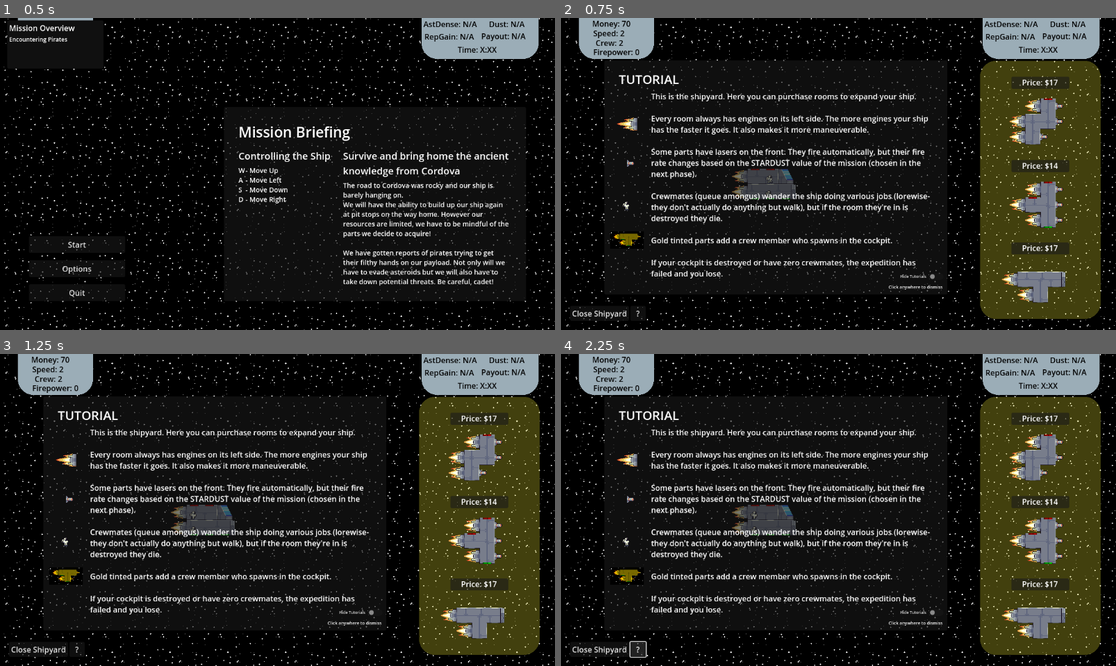
Above: before the commit, frames 1-4 (two rows, left to right).
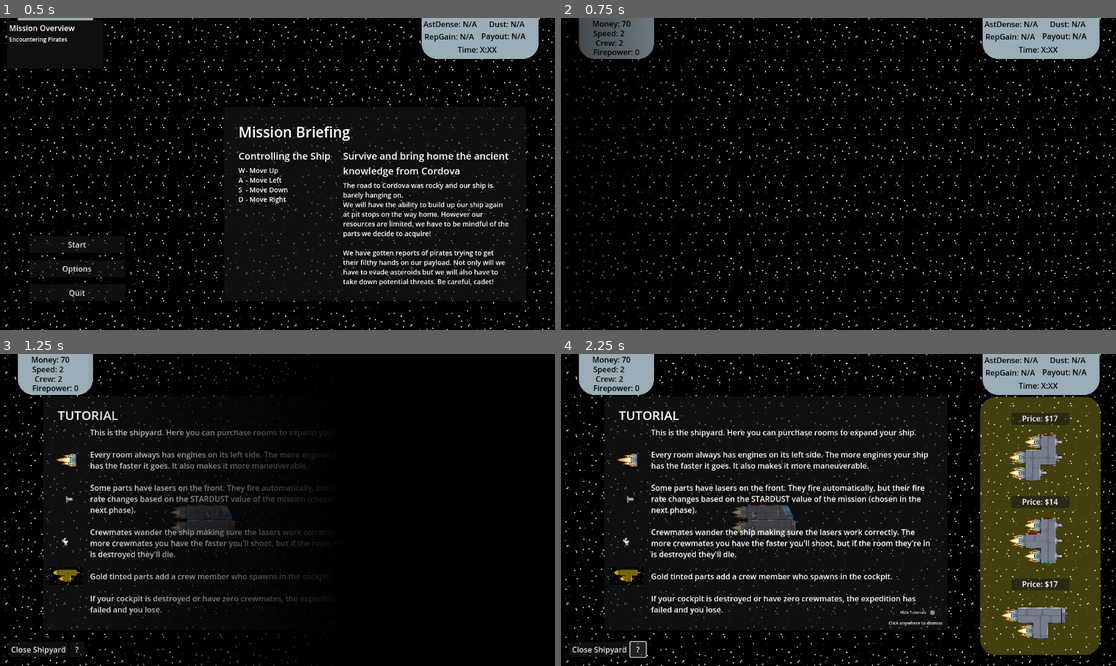
Above: after the commit, the same moments.

Repository: TreadTheDawnGames/GodotWildJam81
Game: Godot game, scene res://game.tscn
Same seed, same stepped clock (60 frames per second), same inputs: the game is played once before the commit and once after it. The engine's default icon, where the game draws it, is replaced by a stand-in: a white triangle on a blue panel in a dark square. Sound files missing from this copy of the repository are replaced by a short silence.
Inputs (mouse positions are in pixels of both pictures, inside the frame that each line leads up to):
- Up to frame 1 (0.5 s): no input
- Up to frame 2 (0.75 s): click "Start" at 0.5 s
- Up to frame 3 (1.25 s): no input
- Up to frame 4 (2.25 s): tap Enter at 1.25 s; drag from (771, 528) to (1049, 441) at 1.27 s; click "?" at 2 s

Frame 1 is identical in both runs. In frame 2, 27% of the frame differs, in the area x 0-98%, y 0-100%; in frame 3, 27%; in frame 4, 1.4%.

Commit message:
Rebalanced asteroids. Crew now effect rate of fire. Crew shouldn't path to nonexistent tiles. Added a transition between scenes.

Diff:
--- a/Scenes/Objects/CrewmateStates/walk.gd
+++ b/Scenes/Objects/CrewmateStates/walk.gd
@@ -32,6 +32,8 @@
 func _state_transition_(_data: Dictionary) -> Dictionary:
 	if(crewmate.animSprite):
 		crewmate.animSprite.stop()
-	if !_path.is_empty():
+	if !_path.is_empty() and crewmate.navigation_tilemap.positionIndexedChildren.has(_to):
 		return {"new_state": "Walk"}
-	return {}
+	else:
+		return {"new_statess":"Work"}
+#	return {}
--- a/Scenes/Objects/crewmate.gd
+++ b/Scenes/Objects/crewmate.gd
@@ -22,7 +22,7 @@
 	if owner is ShipRoom:
 		navigation_tilemap = owner
 		animSprite = $AnimatedSprite2D
-		xOffset = (randf() - randf()) * 4
+		xOffset = (randf() - randf()) * 12
 		$AnimatedSprite2D.position = Vector2(xOffset,5)# * 16.0
 		navigation_tilemap.changed.connect(_on_nav_tilemap_changed)
 		if(alliance == Alliance.ALLIANCE_ENEMY):
--- /dev/null
+++ b/Scenes/UI/SlideTransition.tscn
@@ -0,0 +1,107 @@
+[gd_scene load_steps=7 format=3 uid="uid://bwo0604aug3qx"]
+
+[ext_resource type="Texture2D" uid="uid://rfrfpgidp66" path="res://Assets/UI/SlideTransition.png" id="1_363dy"]
+[ext_resource type="Script" uid="uid://7lfmxqudnrb5" path="res://Scenes/UI/slide_transition.gd" id="1_elk8h"]
+
+[sub_resource type="Animation" id="Animation_elk8h"]
+resource_name = "RESET"
+tracks/0/type = "bezier"
+tracks/0/imported = false
+tracks/0/enabled = true
+tracks/0/path = NodePath("TextureRect:position:x")
+tracks/0/interp = 1
+tracks/0/loop_wrap = true
+tracks/0/keys = {
+"handle_modes": PackedInt32Array(0),
+"points": PackedFloat32Array(-2161, -0.25, 0, 0.25, 0),
+"times": PackedFloat32Array(0)
+}
+tracks/1/type = "bezier"
+tracks/1/imported = false
+tracks/1/enabled = true
+tracks/1/path = NodePath("TextureRect:position:y")
+tracks/1/interp = 1
+tracks/1/loop_wrap = true
+tracks/1/keys = {
+"handle_modes": PackedInt32Array(0),
+"points": PackedFloat32Array(0, -0.25, 0, 0.25, 0),
+"times": PackedFloat32Array(0)
+}
+
+[sub_resource type="Animation" id="Animation_u0eb1"]
+resource_name = "SlidePart1"
+length = 0.5
+markers = [{
+"color": Color(1, 1, 1, 1),
+"name": &"new_marker",
+"time": 0.5
+}]
+tracks/0/type = "bezier"
+tracks/0/imported = false
+tracks/0/enabled = true
+tracks/0/path = NodePath("TextureRect:position:x")
+tracks/0/interp = 1
+tracks/0/loop_wrap = true
+tracks/0/keys = {
+"handle_modes": PackedInt32Array(0, 0),
+"points": PackedFloat32Array(-2161, -0.25, 0, 0.25, 0, -514, -0.25, 0, 0.25, 0),
+"times": PackedFloat32Array(0, 0.5)
+}
+tracks/1/type = "bezier"
+tracks/1/imported = false
+tracks/1/enabled = false
+tracks/1/path = NodePath("TextureRect:position:y")
+tracks/1/interp = 1
+tracks/1/loop_wrap = true
+tracks/1/keys = {
+"handle_modes": PackedInt32Array(0, 0),
+"points": PackedFloat32Array(0, -0.25, 0, 0.25, 0, 0, -0.25, 0, 0.25, 0),
+"times": PackedFloat32Array(0, 0.5)
+}
+
+[sub_resource type="Animation" id="Animation_2pji4"]
+resource_name = "SlidePart2"
+length = 0.5
+tracks/0/type = "bezier"
+tracks/0/imported = false
+tracks/0/enabled = true
+tracks/0/path = NodePath("TextureRect:position:x")
+tracks/0/interp = 1
+tracks/0/loop_wrap = true
+tracks/0/keys = {
+"handle_modes": PackedInt32Array(0, 0),
+"points": PackedFloat32Array(0, -0.25, 0, 0.25, 0, 1152, -0.25, 0, 0.25, 0),
+"times": PackedFloat32Array(0, 0.5)
+}
+tracks/1/type = "bezier"
+tracks/1/imported = false
+tracks/1/enabled = true
+tracks/1/path = NodePath("TextureRect:position:y")
+tracks/1/interp = 1
+tracks/1/loop_wrap = true
+tracks/1/keys = {
+"handle_modes": PackedInt32Array(0, 0),
+"points": PackedFloat32Array(0, -0.25, 0, 0.25, 0, 0, -0.25, 0, 0.25, 0),
+"times": PackedFloat32Array(0, 0.5)
+}
+
+[sub_resource type="AnimationLibrary" id="AnimationLibrary_2pji4"]
+_data = {
+&"RESET": SubResource("Animation_elk8h"),
+&"SlidePart1": SubResource("Animation_u0eb1"),
+&"SlidePart2": SubResource("Animation_2pji4")
+}
+
+[node name="CanvasLayer" type="CanvasLayer"]
+script = ExtResource("1_elk8h")
+
+[node name="TextureRect" type="TextureRect" parent="."]
+offset_left = -2161.0
+offset_right = -1.0
+offset_bottom = 650.0
+texture = ExtResource("1_363dy")
+
+[node name="AnimationPlayer" type="AnimationPlayer" parent="."]
+libraries = {
+&"": SubResource("AnimationLibrary_2pji4")
+}
--- a/Scenes/UI/Tutorial/shipyard_tutorial.tscn
+++ b/Scenes/UI/Tutorial/shipyard_tutorial.tscn
@@ -15,7 +15,7 @@
 
 Some parts have lasers on the front. They fire automatically, but their fire rate changes based on the STARDUST value of the mission (chosen in the next phase).
 
-Crewmates (queue amongus) wander the ship doing various jobs (lorewise-they don't actually do anything but walk), but if the room they're in is destroyed they die.
+Crewmates wander the ship making sure the lasers work correctly. The more crewmates you have the faster you'll shoot, but if the room they're in is destroyed they'll die.
 
 Gold tinted parts add a crew member who spawns in the cockpit.
 
--- /dev/null
+++ b/Scenes/UI/slide_transition.gd
@@ -0,0 +1,14 @@
+extends CanvasLayer
+
+signal Halfway
+
+func _ready():
+	$AnimationPlayer.animation_finished.connect(
+		func(animation):
+			if(animation == "SlidePart1"):
+				Halfway.emit()
+				$AnimationPlayer.play("SlidePart2"))
+
+func EmitOnHalfway():
+	$AnimationPlayer.play("SlidePart1")
+	return
--- a/Scenes/debug.gd
+++ b/Scenes/debug.gd
@@ -81,38 +81,61 @@
 	return
 
 func TransitionToShop():
-	for laser in get_tree().root.get_children().filter(func(a): return a is Laser):
-		laser.queue_free()
-	#check to see if the player just played the final level, and if they did, tell them they won.
-	if(GlobalPlayerInfo.ActiveLevelInfo and GlobalPlayerInfo.ActiveLevelInfo.FinalLevel):
-		GlobalPlayerInfo.EndGame(true)
-		return
-	flightSpeed = GlobalPlayerInfo.ThePlayerShip.GetSpeed()
-	var shop = shopScene.instantiate()
-	add_child(shop)
-	shop.ShopClosed.connect(TransitionToSpaceMap)
-	shop.tutorial.Setup(GlobalPlayerInfo.hideTutorials)
+	SlideTransition.EmitOnHalfway()
 
+	for dict in SlideTransition.Halfway.get_connections():
+		SlideTransition.Halfway.disconnect(dict.callable)
+
+	SlideTransition.Halfway.connect(func():
+		for laser in get_tree().root.get_children().filter(func(a): return a is Laser):
+			laser.queue_free()
+		#check to see if the player just played the final level, and if they did, tell them they won.
+		if(GlobalPlayerInfo.ActiveLevelInfo and GlobalPlayerInfo.ActiveLevelInfo.FinalLevel):
+			GlobalPlayerInfo.EndGame(true)
+			return
+		flightSpeed = GlobalPlayerInfo.ThePlayerShip.GetSpeed()
+		var shop = shopScene.instantiate()
+		add_child(shop)
+		shop.ShopClosed.connect(TransitionToSpaceMap)
+		shop.tutorial.Setup(GlobalPlayerInfo.hideTutorials))
 	return
 
 func TransitionToSpaceMap():
-	stopAllMusic()
-	BackgroundMusic.get_child(1).play()
-	GlobalPlayerInfo.ShipEnterStorage()
-	space_map.show()
-	space_map.spacemap_tutorial.Setup(GlobalPlayerInfo.hideTutorials)
+
+
+	SlideTransition.EmitOnHalfway()
+
+	for dict in SlideTransition.Halfway.get_connections():
+		SlideTransition.Halfway.disconnect(dict.callable)
+
+	SlideTransition.Halfway.connect(func():
+		stopAllMusic()
+		BackgroundMusic.get_child(1).play()
+		GlobalPlayerInfo.ShipEnterStorage()
+		if(GlobalPlayerInfo.CurrShop):
+			GlobalPlayerInfo.CurrShop.queue_free()
+			GlobalPlayerInfo.CurrShop = null
+			GlobalPlayerInfo.ThePlayerShip.EnterStorage()
+		space_map.show()
+		space_map.spacemap_tutorial.Setup(GlobalPlayerInfo.hideTutorials))
 
 func TransitionToLevel():
-	stopAllMusic()
-	BackgroundMusic.get_child(2).play()
-	space_map.hide()
-	GlobalPlayerInfo.ShipExitStorage(shipSpawnMarker.global_position)
-	var level = LEVEL.instantiate() as Level
-	level.info = GlobalPlayerInfo.ActiveLevelInfo
-	add_child(level)
-	GlobalPlayerInfo.ActiveLevel = level
-	level.LevelComplete.connect(TransitionToShop)
-	return
+	SlideTransition.EmitOnHalfway()
+
+	for dict in SlideTransition.Halfway.get_connections():
+		SlideTransition.Halfway.disconnect(dict.callable)
+
+	SlideTransition.Halfway.connect(func():
+		stopAllMusic()
+		BackgroundMusic.get_child(2).play()
+		space_map.hide()
+		GlobalPlayerInfo.ShipExitStorage(shipSpawnMarker.global_position)
+		var level = LEVEL.instantiate() as Level
+		level.info = GlobalPlayerInfo.ActiveLevelInfo
+		add_child(level)
+		GlobalPlayerInfo.ActiveLevel = level
+		level.LevelComplete.connect(TransitionToShop)
+		return)
 
 func KillOptionsMenu():
 	if(optionsMenu):
--- a/Scenes/endgame_screen.tscn
+++ b/Scenes/endgame_screen.tscn
@@ -6,7 +6,7 @@
 [node name="EndgameScreen" type="Node2D"]
 script = ExtResource("1_lxwns")
 winHeadline = "TRIUMPHANT HEROES RETURN"
-winArticle = "The Cordova expedition was a roaring success!  …(263 unchanged characters)… were, \"GOOD GRIEF, IT'S A-\" before forsed to run because of some Cordovan anima …(274 unchanged characters)…
+winArticle = "The Cordova expedition was a roaring success!  …(263 unchanged characters)… were, \"GOOD GRIEF, IT'S A-\" before forced to run because of some Cordovan anima …(274 unchanged characters)…
 loseHeadline = "LOST IN SPACE"
 loseArticle = "The Cordova expedition has failed. The names of the intrepid explorers who risked their lives on this ad …(511 unchanged characters)…
 
--- a/Scripts/Globals/GlobalPlayerInfo.gd
+++ b/Scripts/Globals/GlobalPlayerInfo.gd
@@ -10,7 +10,7 @@
 var Reputation : int
 var hideTutorials : bool = false
 var TotalTime : float
-
+var CurrShop : ShipBuilder
 var retryCount:int=0
 
 func AddRep(amount : int):
--- a/Scripts/LevelScripts/asteroid_spawner.gd
+++ b/Scripts/LevelScripts/asteroid_spawner.gd
@@ -17,16 +17,16 @@
 	Density = 60
 	spawnTimer.timeout.connect(AttemptToSpawn)
 	spawnTimer.start(0)
+
 func SpawnAsteroid():
 	var asteroid : Asteroid = asteroidScene.instantiate()
 	asteroid.isSmall = randi() % 3 == 0
 	add_child(asteroid)
 	asteroid.position = Vector2(1200, randf_range(0,650))
-
 	return
 
 func AttemptToSpawn():
-	spawnTimer.start(1.0 / (float(Density) / 40.0))# + GlobalPlayerInfo.ThePlayerShip.GetSpeed()))
+	spawnTimer.start(1.0 / ((float(Density)) / 30.0))# + GlobalPlayerInfo.ThePlayerShip.GetSpeed()))
 	if(randi()%100+1 < Density):
 		SpawnAsteroid()
 
--- a/Scripts/LevelScripts/level.gd
+++ b/Scripts/LevelScripts/level.gd
@@ -12,7 +12,7 @@
 @export var planets : Array[Texture2D]
 
 var complete : bool = false
-
+var pirateOutTimer
 signal LevelComplete
 
 
@@ -54,10 +54,10 @@
 	pirateTimer.timeout.connect(TrySpawnPirate)
 	pirateTimer.autostart = true
 
-	var pirateOutTimer = get_tree().create_timer(info.TimeToReach if info else 30 - 20)
+	pirateOutTimer = get_tree().create_timer(info.TimeToReach if info else 30 - 30)
 	pirateOutTimer.timeout.connect(pirate_spawner.PirateMoveInOut.bind(true))
 
-	var planetInViewTimer = get_tree().create_timer(info.TimeToReach if info else 50 - 40)
+	var planetInViewTimer = get_tree().create_timer(info.TimeToReach if info else 50 - 60)
 	planetInViewTimer.timeout.connect(planet_sprite.Move)
 
 func TrySpawnPirate():
@@ -68,7 +68,8 @@
 		pirateTimer.timeout.disconnect(TrySpawnPirate)
 	else:
 		pirate_spawner.hide()
-		pirateTimer.start()
+		if(levelTimerLeft < 20):
+			pirateTimer.start()
 
 	return
 
@@ -77,10 +78,10 @@
 	if(levelTimerLeft <= 0):
 		TransitionOutOfLevel()
 		pass
-	if(levelTimerLeft <= 20):
+	if(levelTimerLeft <= 40):
 		planet_sprite.Move()
 
-	if(levelTimerLeft <= 10):
+	if(levelTimerLeft <= 20):
 		pirate_spawner.PirateMoveInOut(true)
 	return
 
--- a/Scripts/ShipContruction/cells/laser_cell.gd
+++ b/Scripts/ShipContruction/cells/laser_cell.gd
@@ -46,9 +46,8 @@
 	if(Map is PirateShip):
 		laser.direction = -1
 		laser.scale.x *=-1
-
 	#(clamp(
-	var speedMultiplier : float = curve.sample((float(GlobalPlayerInfo.ActiveLevel.info.SpaceDust)/100.0 ) if GlobalPlayerInfo.ActiveLevel else 0.0)
+	var speedMultiplier : float = curve.sample((float(GlobalPlayerInfo.ActiveLevel.info.SpaceDust / GlobalPlayerInfo.ThePlayerShip.GetCrewCount())/100.0 ) if GlobalPlayerInfo.ActiveLevel else 0.0)
 	shotTimer.wait_time = fireRate * speedMultiplier
 	laser.global_position = laserInstantiationPoint.global_position
 	get_tree().root.add_child(laser)
--- a/Scripts/ShipContruction/ship_builder.gd
+++ b/Scripts/ShipContruction/ship_builder.gd
@@ -12,8 +12,11 @@
 @onready var tutorial: Control
 
 func _ready() -> void:
+	GlobalPlayerInfo.CurrShop = self
 	tutorial = $HelpButton/ShipyardTutorial
 	playerShip = GlobalPlayerInfo.ShipExitStorage(get_node("ShipPositioner").global_position)
+	for cell : ConnectionCell in playerShip.positionIndexedChildren.values().filter(func(a): return is_instance_valid(a) and a is ConnectionCell):
+		cell.DoDebugSprites(false)
 	#playerShip.ClearInvalidValues()
 	playerShip.editing = true
 	ShopPanel = get_node("ShopPanel")
@@ -74,7 +77,7 @@
 
 
 func CloseShipyard():
-	playerShip.EnterStorage()
+	#playerShip.EnterStorage()
 	playerShip.editing = false
 	ShopClosed.emit()
-	queue_free()
+	#queue_free()
--- a/Scripts/UI/LevelInfo.gd
+++ b/Scripts/UI/LevelInfo.gd
@@ -31,7 +31,14 @@
 var FinalLevel : bool = false
 
 static func generateRandomLevel(nebula: bool = false, levelPosition: Vector2 = IdealStartPos, isAsteroidRoute: bool = false, dumbMode: bool = false) -> LevelInfo:
-	return LevelInfo.new(getRandomTimeToReach(levelPosition), getRandomReputation(levelPosition), getRandomSpaceDust(), getRandomPirateChance(levelPosition), getRandomAsteroidDensity(levelPosition, isAsteroidRoute, dumbMode), nebula)
+	var timeToReach = getRandomTimeToReach(levelPosition)
+	var spacedust = getRandomSpaceDust()
+	var pirateChance = getRandomPirateChance(levelPosition)
+	var asteroidDensity = getRandomAsteroidDensity(levelPosition, isAsteroidRoute, dumbMode)
+
+	var reputation = timeToReach + (spacedust * 1) + (pirateChance * 1.5) + (asteroidDensity * 2)
+
+	return LevelInfo.new(timeToReach, reputation, spacedust, pirateChance, asteroidDensity, nebula)
 
 func makePopupText(timeToReach: int, reputation: int, spaceDust: int, pirates: int, asteroidDensity: int, nebula: bool = false) -> String:
 	var popupText: String = ""
@@ -54,8 +61,8 @@
 
 static func getRandomTimeToReach(levelPosition: Vector2 = IdealStartPos) -> int:
 	var distance = levelPosition.distance_to(IdealStartPos)
-	var minValue = 45
-	var maxValue = 120
+	var minValue = 60#45
+	var maxValue = 180#120
 	var distanceFactor = remap(distance, 0.0, 1000.0, minValue, maxValue)
 	return clamp(distanceFactor, minValue, maxValue)
 	#return randi_range(180, 300) # 3 to 5 minValueutes is aight I think
--- a/project.godot
+++ b/project.godot
@@ -23,6 +23,7 @@
 Background="*res://Scenes/ParalaxBackground.tscn"
 GameSettings="*res://Scripts/Globals/GameSettings.gd"
 BackgroundMusic="*res://Scenes/BackgroundMusic.tscn"
+SlideTransition="*res://Scenes/UI/SlideTransition.tscn"
 
 [input]
 
Binary file added: Assets/UI/SlideTransition.png
Not shown, added: Assets/UI/SlideTransition.png.import
Not shown, added: Scenes/UI/slide_transition.gd.uid
